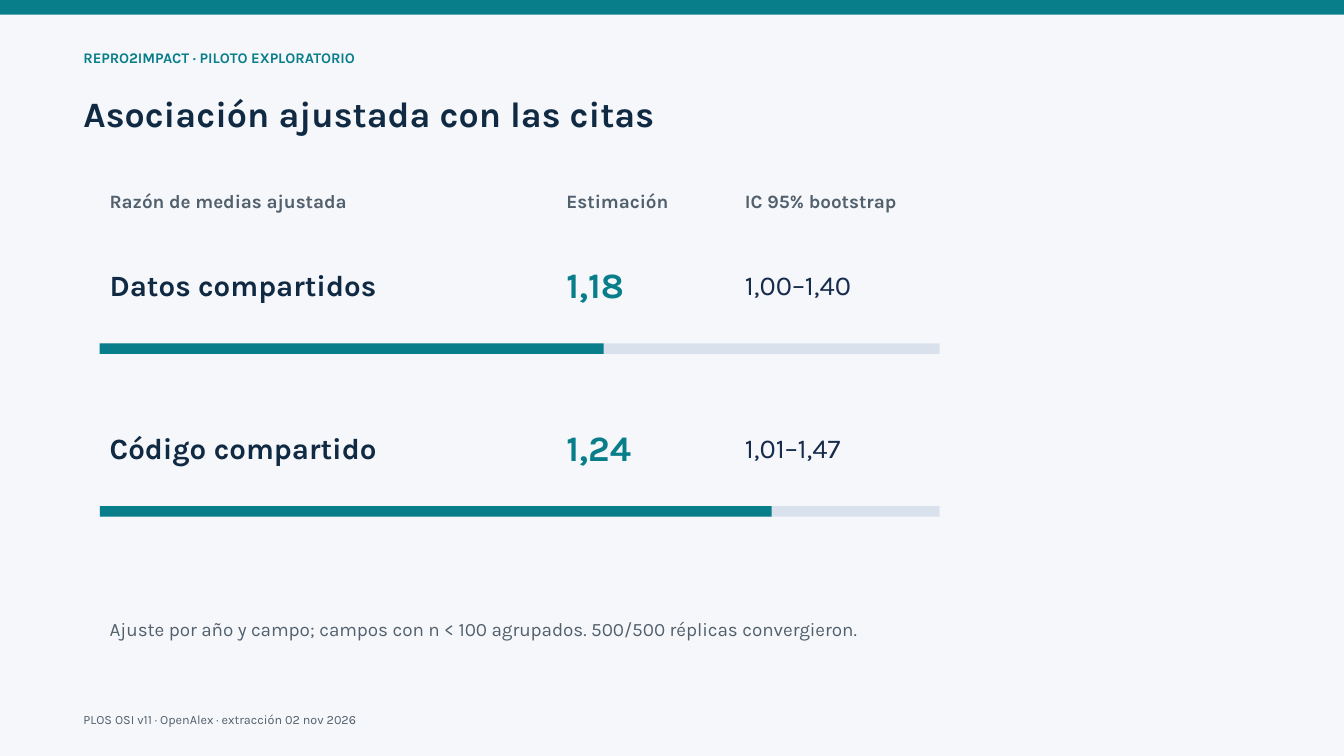
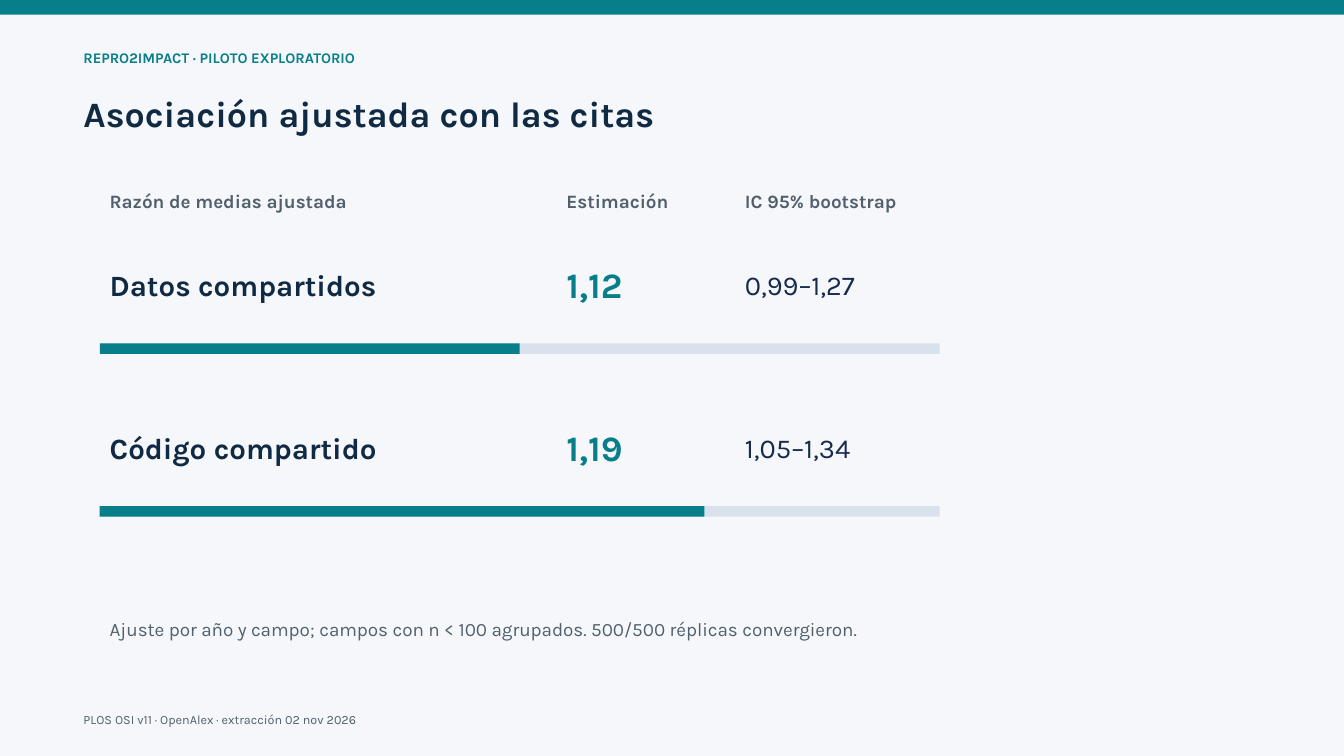
Before and after one commit to pablosancheznunez/repro2impact, a slide deck: slide 3 of reports/pilot_osi_v11/REPRO2IMPACT_outcomes_pilot.pptx. Drawn at 1344x756 pixels with LibreOffice and Linux fonts; fonts in the diff are those of the drawing. Boxes give left, top, right and bottom in pixels: in the first picture for what was removed or moved away, otherwise in the second. Text is boxed around its words. In the diff, an @@ line names an element or a change of style, - is before the commit and + after.

```diff
--- a/reports/pilot_osi_v11/REPRO2IMPACT_outcomes_pilot.pptx
+++ b/reports/pilot_osi_v11/REPRO2IMPACT_outcomes_pilot.pptx
@@ text at (566, 274, 622, 303): text changed @@
-1,18
+1,12
@@ text at (745, 277, 855, 298): text changed @@
-1,00–1,40
+0,99–1,27
@@ rectangle: place and size @@
-rectangle at (100, 344, 604, 354)
+rectangle at (100, 344, 520, 354)
@@ text at (566, 437, 622, 466): text changed @@
-1,24
+1,19
@@ text at (745, 440, 850, 461): text changed @@
-1,01–1,47
+1,05–1,34
@@ rectangle: place and size @@
-rectangle at (100, 506, 772, 516)
+rectangle at (100, 506, 705, 516)
```
Also in this commit, not shown: 3 other slides changed, 17 other files.
